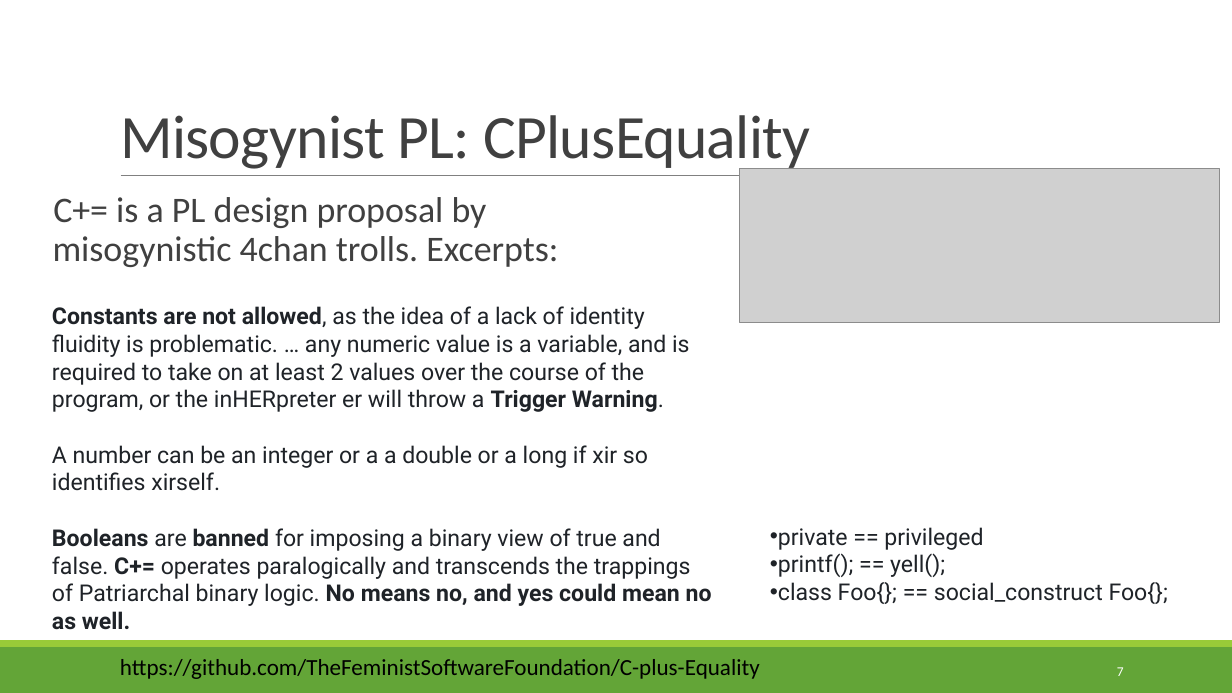
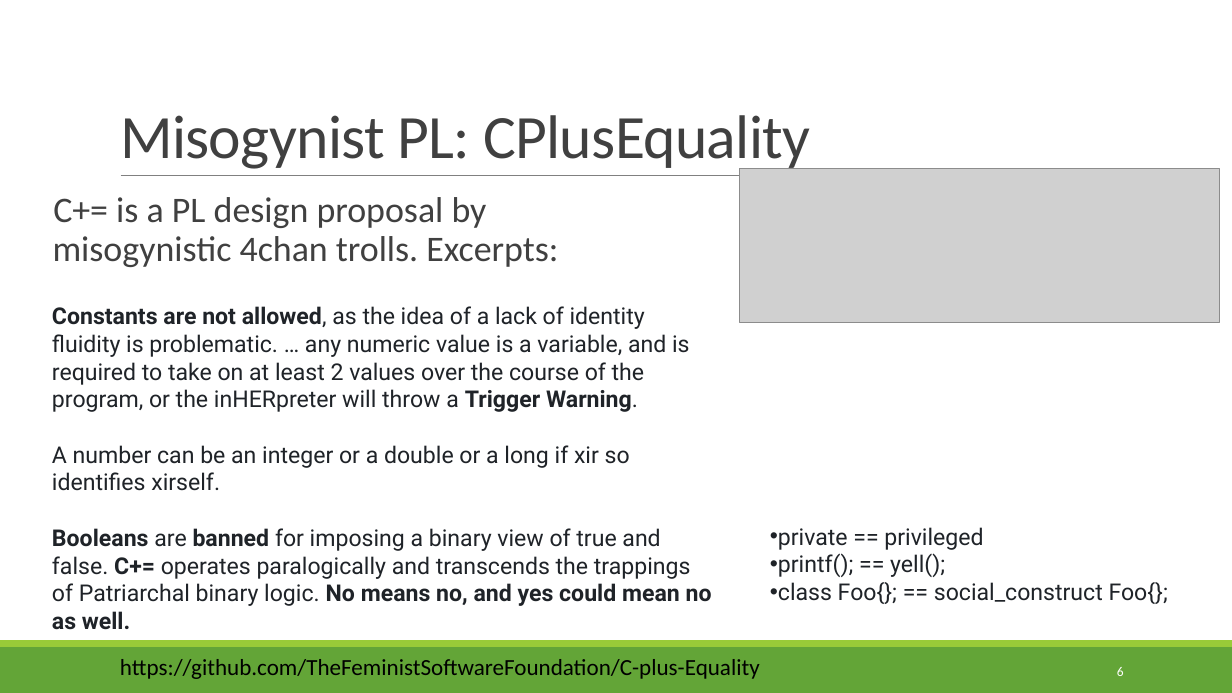
Before and after one commit to rbohrer/pl-course, a slide deck: slide 6 of LectureSlides/10GenderDisability.pptx (slide 7 before the commit). Drawn at 1232x693 pixels with LibreOffice and Linux fonts; fonts in the diff are those of the drawing; grey boxes stand for pictures. Boxes give left, top, right and bottom in pixels: in the first picture for what was removed or moved away, otherwise in the second. Text is boxed around its words. In the diff, an @@ line names an element or a change of style, - is before the commit and + after.

```diff
--- a/LectureSlides/10GenderDisability.pptx
+++ b/LectureSlides/10GenderDisability.pptx
@@ text at bbox=[52, 306, 690, 491]: text changed @@
-Constants are not allowed, as the idea of a lack of identity fluidity is problematic. … any numeric value is a variable, and is required to take on at least 2 values over the course of the program, or the inHERpreter er will throw a Trigger Warning.
-A number can be an integer or a a double or a long if xir so identifies xirself.
+Constants are not allowed, as the idea of a lack of identity fluidity is problematic. … any numeric value is a variable, and is required to take on at least 2 values over the course of the program, or the inHERpreter will throw a Trigger Warning.
+A number can be an integer or a double or a long if xir so identifies xirself.
@@ page number at bbox=[1117, 667, 1124, 676]: text changed @@
-7
+6
```
Also in this commit, not shown: 2 other slides changed, 1 slide removed.
